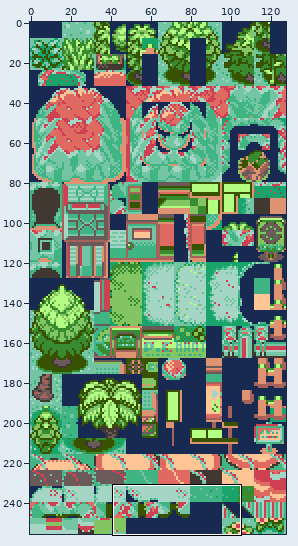
Sprite sheet, stored at data/tilesets/primary/general/tiles.png. The picture above shows the old version from afar; the outline marks the close-up.
Close-up. As it was:
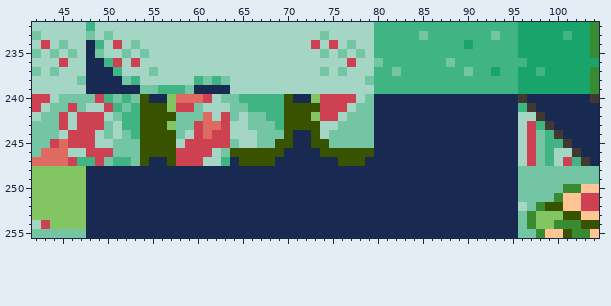
The file is 128x256 pixels. Shown: x 42..104, y 232..255.
After the commit:
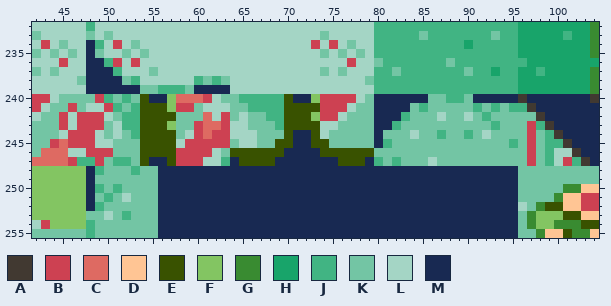
Palette (. is transparent): A #413931  B #cd4152  C #de6a62  D #ffc594  E #395200  F #83c562  G #398b31  H #18a46a  J #41b483  K #73c5a4  L #a4d5c5  M #182952
Change:
y 240: x 86..90 MMMMM -> KKJJK
y 241: x 84..95 MMMMMMMMMMMM -> KJKKKKKJKJKJ
y 242: x 83..97 MMMMMMMMMMMMMLL -> JKKKLKKLKJKKKKK
y 243: x 82..96 MMMMMMMMMMMMMML -> JKKKKKKKKKKJKKK
y 244: x 81..96 MMMMMMMMMMMMMMML -> KKKLKKJKKJKLKKKK
y 245: x 81..96 MMMMMMMMMMMMMMML -> JKKKKKKKKKKKKKJK
y 246: x 80..96 MMMMMMMMMMMMMMMML -> KKKKKKKKKKKKKKKKK
y 247: x 80..96 MMMMMMMMMMMMMMMML -> JKJKKKLKKKKKKKKKK
y 248: x 49..55 MMMMMMM -> JKKKJKK
y 249: x 49..55 MMMMMMM -> KKKKKKK
y 250: x 49..55 MMMMMMM -> JKJKKKK
y 251: x 49..55 MMMMMMM -> KJKLKKK
y 252: x 49..55 MMMMMMM -> JKKKKKK
y 253: x 48..55 MMMMMMMM -> KKLKJKKK
y 254..255: x 48..55 MMMMMMMM -> JKKKKKKK
Boxes around the changes in both close-ups, in picture pixels (x1, y1, x2, y2):
changed: (374, 94, 536, 166)
changed: (86, 166, 158, 238)
